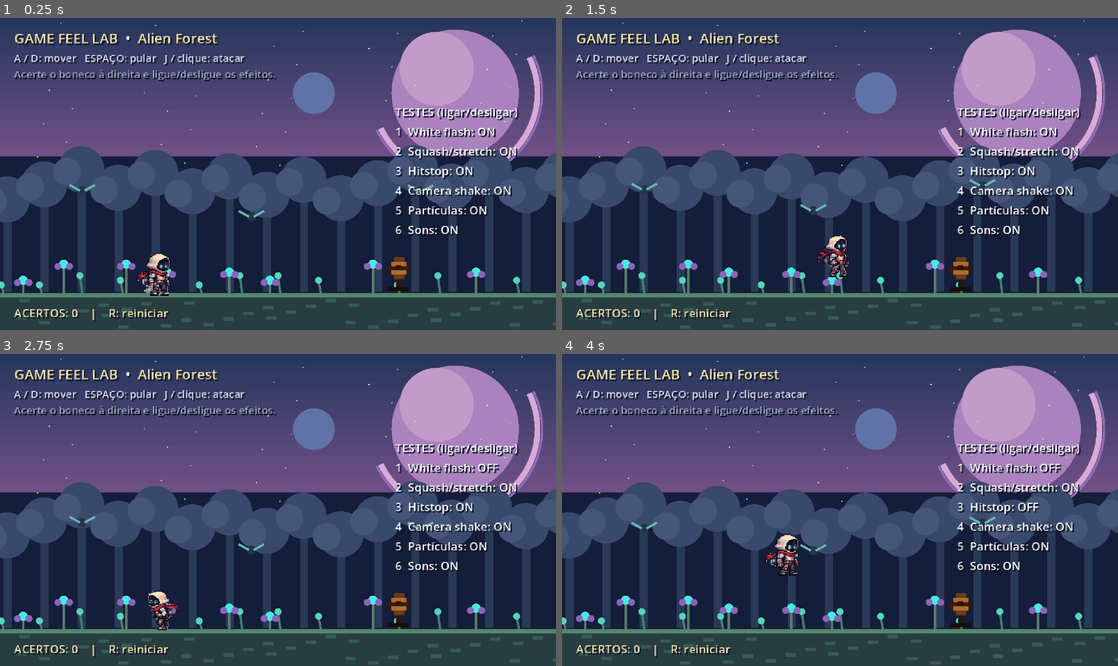
Above: before the commit, frames 1-4 (two rows, left to right).
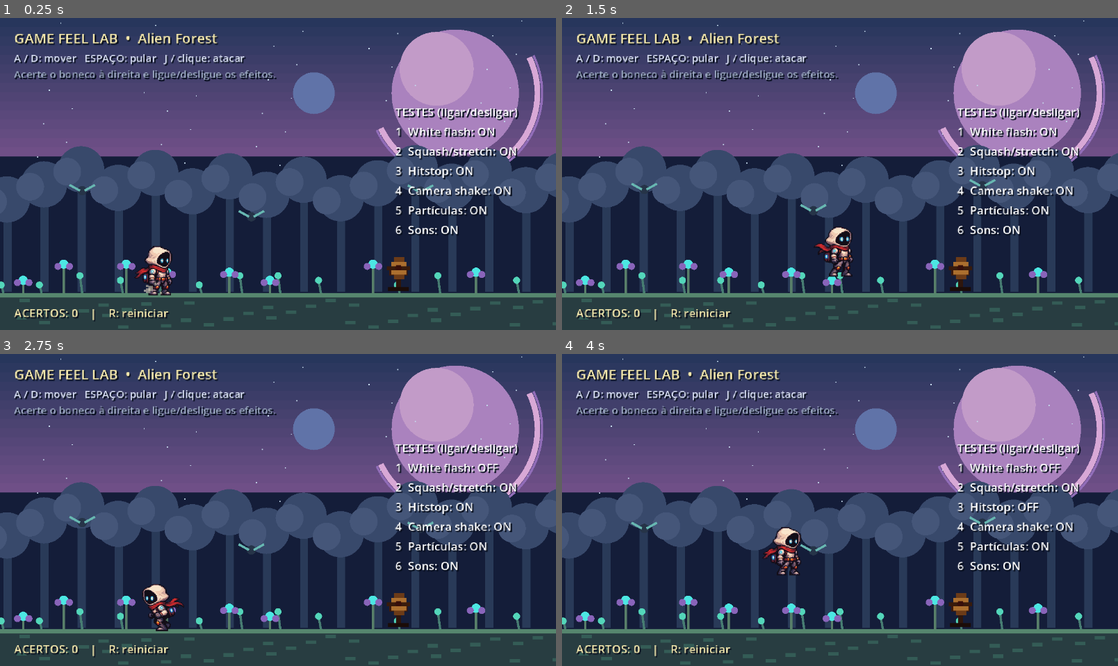
Above: after the commit, the same moments.

Repository: NathanMarts/game_feel_lab
Game: Godot game, scene res://main.tscn
The game is run twice, just before and just after one commit, with the same random seed, the same clock (stepped at 60 frames per second) and the same inputs.
Inputs (mouse positions are in pixels of both pictures, inside the frame that each line leads up to):
- Up to frame 1 (0.25 s): no input
- Up to frame 2 (1.5 s): tap Enter at 0.5 s; move the mouse to (962, 158) at 0.52 s; hold D (move_right) 0.53-1.25 s; tap J (attack) at 0.6 s; click (962, 158) at 0.67 s; tap Space (jump) at 0.77 s; drag from (728, 189) to (812, 236) at 1.27 s
- Up to frame 3 (2.75 s): move the mouse to (333, 441) at 2.02 s; hold A (move_left) from 2.03 s (still down); tap 1 at 2.1 s
- Up to frame 4 (4 s): release A (move_left) at 2.75 s; drag from (812, 572) to (673, 463) at 2.77 s; move the mouse to (1006, 556) at 3.52 s; hold D (move_right) from 3.53 s (still down); tap 3 at 3.6 s; tap Space (jump) at 3.77 s

The runs differ from the first frame. In frame 1, 0.6% of the frame differs, in the area x 24-31%, y 73-90%; in frame 2, 0.6%, in the area x 45-53%, y 66-84%; in frame 3, 0.5%; in frame 4, 0.6%.

Commit message:
feat: replace traveler idle/run with AI pose-keyframe sprite atlas and grid validation

Diff:
--- /dev/null
+++ b/assets/traveler_sheet_v2.json
@@ -0,0 +1,31 @@
+{
+  "frame_size": [
+    96,
+    96
+  ],
+  "atlas": [
+    480,
+    192
+  ],
+  "columns": 5,
+  "rows": 2,
+  "pivot": [
+    48,
+    86
+  ],
+  "animations": {
+    "idle": {
+      "row": 0,
+      "frames": 5,
+      "fps": 4
+    },
+    "run": {
+      "row": 1,
+      "frames": 5,
+      "fps": 10,
+      "airborne_frame": 3,
+      "airborne_feet_y": 79
+    }
+  },
+  "source": "AI-generated key poses normalized to common coordinates; animation continuity requires in-engine review"
+}
--- a/main.gd
+++ b/main.gd
@@ -1,6 +1,6 @@
 extends Node2D
 ## One-room prototype to isolate and compare game-feel effects.
-## No external sprites, plugins, or addons required.
+## Traveler art uses an anchored PNG atlas; the game feel lab and test dummy remain unchanged.
 
 const MOVE_SPEED := 145.0
 const ACCELERATION := 1150.0
@@ -8,7 +8,7 @@
 const GRAVITY := 800.0
 const JUMP_SPEED := -302.0
 const HIT_DISTANCE := 48.0
-const TRAVELER_FRAME: int = 48
+const TRAVELER_FRAME: int = 96
 const TRAVELER_FRAMES_PER_ROW: int = 5
 
 var effects := {
@@ -101,8 +101,8 @@
 	player_sprite.texture = idle_frames[0]
 	# The physical collider keeps its old dimensions; only the art is scaled.
 	# Each 48 px atlas cell has a fixed foot baseline at y≈46.
-	player_sprite.scale = Vector2(0.82, 0.82)
-	player_sprite.offset = Vector2(0.0, -5.0)
+	player_sprite.scale = Vector2(0.55, 0.55)
+	player_sprite.offset = Vector2(0.0, -13.0)
 	player_sprite.texture_filter = CanvasItem.TEXTURE_FILTER_NEAREST
 	player_visual.add_child(player_sprite)
 
@@ -375,7 +375,7 @@
 # Pixel-art traveler frames are cropped directly from a real transparent PNG.
 # Grid: 5 columns × 2 rows, 48×48 pixels per cell. No runtime resizing of cells.
 func build_animation_frames() -> void:
-	var sheet: Texture2D = load("res://assets/traveler_sheet.png") as Texture2D
+	var sheet: Texture2D = load("res://assets/traveler_sheet_v2.png") as Texture2D
 	if sheet == null:
 		push_error("Traveler PNG not found: res://assets/traveler_sheet.png")
 		return
Binary file added: assets/traveler_sheet_v2.png
Not shown, added: requirements-art.txt
